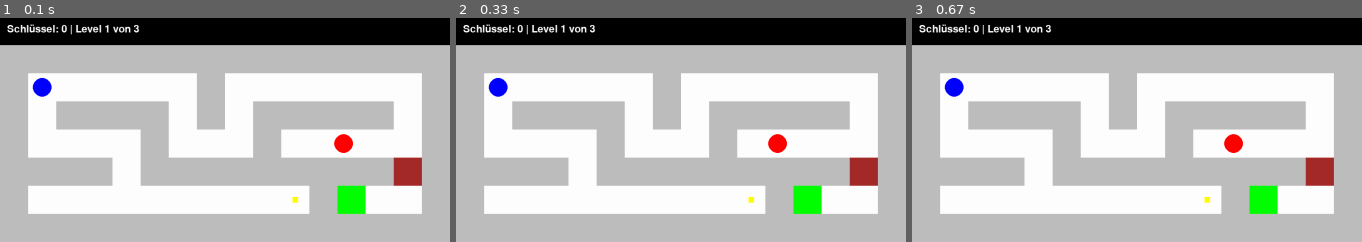
Above: before the commit, frames 1-3 (left to right).
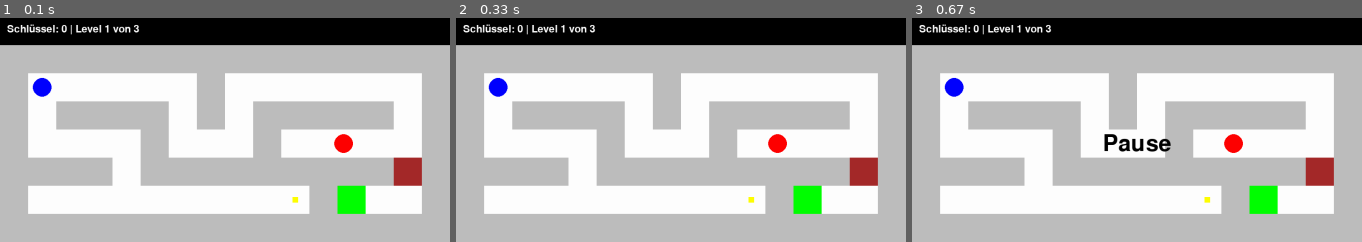
Above: after the commit, the same moments.

Repository: binaerverkehr/pygamece-tutorial
Game: pygame game, started from game.py
The game is run twice, just before and just after one commit, with the same random seed, the same clock (stepped at 60 frames per second) and the same inputs.
Inputs:
- Up to frame 1 (0.1 s): no input
- Up to frame 2 (0.33 s): no input
- Up to frame 3 (0.67 s): tap P at 0.33 s

Frames 1-2 are identical in both runs. In frame 3, 0.6% of the frame differs, in the area x 42-58%, y 51-60%.

Commit message:
3. Text-Overlay für beliebige Texte

Diff:
--- a/game.py
+++ b/game.py
@@ -19,8 +19,7 @@
 
         self.won = False
         self.paused = False
-        font = pygame.font.Font(None, 72)
-        self.win_text = font.render("Gewonnen!", True, "black")
+        self.overlay_font = pygame.font.Font(None, 72)
         self.hud_font = pygame.font.Font(None, 32)
 
     def move_player(self, dt):
@@ -139,6 +138,11 @@
         for enemy in self.level.enemies:
             enemy.update(dt, obstacles)
 
+    def render_overlay(self, text):
+        text_surface = self.overlay_font.render(text, True, "black")
+        text_rect = text_surface.get_rect(center=self.playfield.get_rect().center)
+        self.playfield.blit(text_surface, text_rect)
+
     def render_hud(self):
         text = f"Schlüssel: {self.player.keys} | Level {self.level_index + 1} von {len(self.layouts)}"
         text_surface = self.hud_font.render(text, True, "white")
@@ -152,9 +156,10 @@
         self.level.render(self.playfield)
         self.player.render(self.playfield)
 
+        if self.paused:
+            self.render_overlay("Pause")
         if self.won:
-            text_rect = self.win_text.get_rect(center=self.playfield.get_rect().center)
-            self.playfield.blit(self.win_text, text_rect)
+            self.render_overlay("Gewonnen!")
 
         self.window.blit(self.playfield, (0, HUD_HEIGHT))
         self.render_hud()
